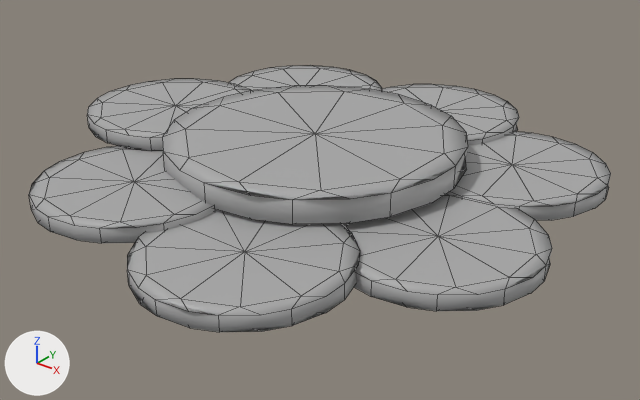
An edit to the FBX model VANHASSEL_CLARA/MESHES/SM_tapis.fbx, drawn before and after from the same camera.
The view is the same before and after, from a camera (50 mm lens) standing at (1.179, -1.457, 0.848) and looking at (0.03, -0.021, -0.043). Every picture has the same lights, and +X, +Y and +Z are marked at lower left. Mesh edges are drawn as thin lines. Where no turn or scale is listed for an object, it has been applied to the vertices.

The first picture shows 'SM_tapis'.
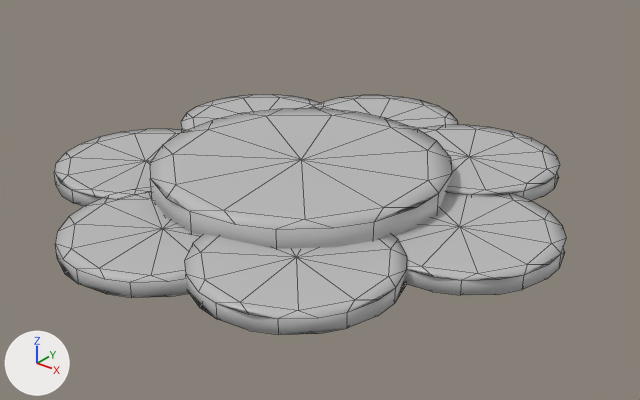
Location of each change, [x1, y1, x2, y2] in pixels of the pictures (640 x 400 px; the box of a moved part takes in the faces that stretch with it):
```json
{"object": "SM_tapis", "change": "recoloured, reshaped", "before": [29, 65, 611, 332], "after": [54, 94, 566, 335], "on screen": "12% narrower, 10% shorter"}
{"part": 1, "of": "me_mesh", "change": "moved or reshaped", "before": [229, 65, 382, 91], "after": [54, 129, 184, 206]}
{"part": 2, "of": "me_mesh", "change": "moved or reshaped", "before": [382, 84, 519, 145], "after": [150, 108, 452, 249]}
{"part": 3, "of": "me_mesh", "change": "moved or reshaped", "before": [29, 146, 217, 243], "after": [55, 198, 201, 298]}
{"part": 4, "of": "me_mesh", "change": "moved or reshaped", "before": [162, 86, 468, 224], "after": [181, 94, 320, 131]}
{"part": 5, "of": "me_mesh", "change": "moved or reshaped", "before": [87, 79, 251, 151], "after": [418, 125, 560, 201]}
{"part": 6, "of": "me_mesh", "change": "moved or reshaped", "before": [448, 131, 611, 220], "after": [310, 95, 458, 129]}
{"part": 7, "of": "me_mesh", "change": "moved or reshaped", "before": [341, 193, 552, 311], "after": [184, 234, 407, 335]}
{"part": 8, "of": "me_mesh", "change": "moved or reshaped", "before": [127, 210, 360, 332], "after": [394, 193, 566, 295]}
```

Scene script edits in JSON lines:
```json
{"op": "add", "block": "mat_bedroom_props_02", "code": ["mat_bedroom_props_02 = principled_material('Bedroom_Props_02')", "mat_bedroom_props_02.base_color = (0.5, 0.5, 0.5)  # grey #bcbcbc"]}
{"block": "me_mesh", "where": "me_mesh.from_pydata(...)  # 544 vertices, 616 faces; spans x -0.623..0.623, y -0.636..0.636, z 0.002..0.105"}
{"block": "me_mesh", "where": "# used by ob_sm_tapis; location = (0.0, 0.0, 0.0)"}
{"op": "remove", "block": "me_mesh", "code": "me_mesh.materials.append(mat_standardsurface1)  # grey #aaaaaa"}
{"block": "me_mesh", "change": "me_mesh part 1: the loose piece of 68 vertices spanning x -0.506..-0.081, y 0.096..0.525, z 0.035..0.068 is moved by (-0.092, -0.487, -0.073)"}
{"block": "me_mesh", "change": "me_mesh part 2: the loose piece of 68 vertices spanning x -0.157..0.268, y 0.206..0.636, z 0.021..0.054 is scaled about its middle by 1.6, then moved by (-0.079, -0.442, -0.021)"}
{"block": "me_mesh", "change": "me_mesh part 3: the loose piece of 68 vertices spanning x -0.414..0.011, y -0.578..-0.148, z 0.027..0.06 is moved by (0.111, -0.027, -0.066)"}
{"block": "me_mesh", "change": "me_mesh part 4: the loose piece of 68 vertices spanning x -0.343..0.339, y -0.342..0.346, z 0.052..0.105 is scaled about its middle by 0.624, then moved by (-0.364, 0.212, -0.105)"}
{"block": "me_mesh", "change": "me_mesh part 5: the loose piece of 68 vertices spanning x -0.623..-0.197, y -0.261..0.168, z 0.062..0.095 is moved by (0.631, 0.366, -0.092)"}
{"block": "me_mesh", "change": "me_mesh part 6: the loose piece of 68 vertices spanning x 0.152..0.577, y 0.045..0.475, z 0.007..0.041 is moved by (-0.463, 0.13, -0.043)"}
{"block": "me_mesh", "change": "me_mesh part 7: the loose piece of 68 vertices spanning x 0.197..0.623, y -0.344..0.085, z 0.002..0.035 is moved by (-0.201, -0.188, -0.035)"}
{"block": "me_mesh", "change": "me_mesh part 8: the loose piece of 68 vertices spanning x -0.042..0.384, y -0.636..-0.206, z 0.011..0.044 is moved by (0.215, 0.418, -0.048)"}
{"op": "add", "block": "me_mesh", "code": "me_mesh.materials.append(mat_bedroom_props_02)  # grey #bcbcbc"}
```
